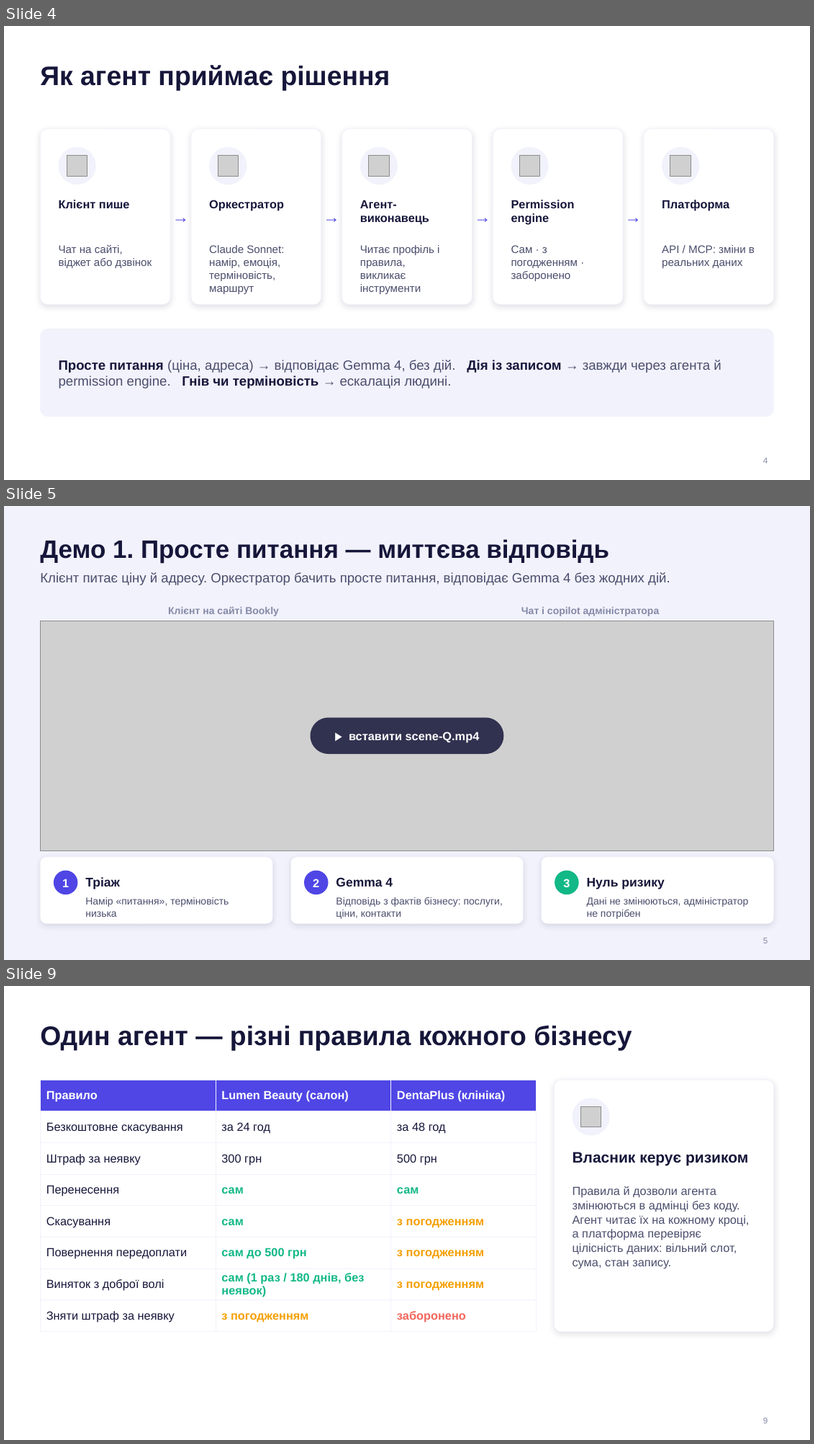
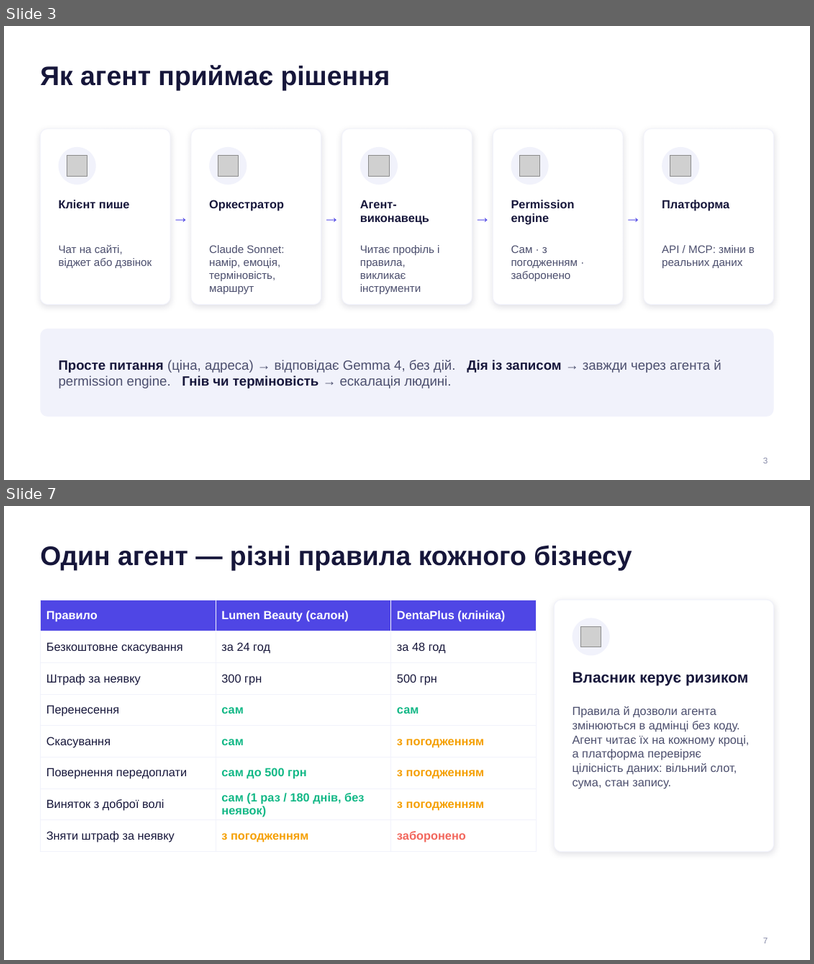
Before and after one commit to redrembo24680/polytech_hack, a slide deck: presentation/Bookly-pitch.pptx. Shown one above the other, each under a label of ours: slides 4, 5 and 9 before the commit, slides 3 and 7 after it; the slides between them are not shown. The pictures are 814x1444 and 814x964 pixels, drawn with LibreOffice and Linux fonts; fonts in the diff are those of the drawing; grey boxes stand for pictures. Boxes give left, top, right and bottom in pixels: in the first picture for what was removed or moved away, otherwise in the second. Text is boxed around its words. In the diff, an @@ line names an element or a change of style, - is before the commit and + after.

```diff
--- a/presentation/Bookly-pitch.pptx
+++ b/presentation/Bookly-pitch.pptx
@@ slide 5 removed at (x1=4, y1=506, x2=810, y2=960), background #F1F2FB @@
@@ title removed at (x1=40, y1=539, x2=610, y2=563) @@
-Демо 1. Просте питання — миттєва відповідь
@@ text removed at (x1=40, y1=572, x2=671, y2=585) @@
-Клієнт питає ціну й адресу. Оркестратор бачить просте питання, відповідає Gemma 4 без жодних дій.
@@ text removed at (x1=168, y1=606, x2=279, y2=616) @@
-Клієнт на сайті Bookly
@@ text removed at (x1=522, y1=607, x2=660, y2=616) @@
-Чат і copilot адміністратора
@@ picture removed at (x1=40, y1=621, x2=774, y2=850) @@
@@ rounded rectangle removed at (x1=311, y1=718, x2=504, y2=754) @@
@@ text removed at (x1=349, y1=731, x2=480, y2=743) @@
-▶ вставити scene-Q.mp4
@@ rounded rectangle removed at (x1=40, y1=857, x2=273, y2=924) @@
@@ ellipse removed at (x1=54, y1=870, x2=78, y2=894) @@
@@ rounded rectangle removed at (x1=291, y1=857, x2=523, y2=924) @@
@@ ellipse removed at (x1=304, y1=870, x2=328, y2=894) @@
@@ rounded rectangle removed at (x1=542, y1=857, x2=774, y2=924) @@
@@ ellipse removed at (x1=555, y1=870, x2=579, y2=894) @@
@@ text removed at (x1=62, y1=878, x2=69, y2=887) @@
-1
@@ text removed at (x1=85, y1=877, x2=120, y2=889) @@
-Тріаж
@@ text removed at (x1=313, y1=878, x2=319, y2=887) @@
-2
@@ text removed at (x1=336, y1=877, x2=393, y2=886) @@
-Gemma 4
@@ text removed at (x1=563, y1=878, x2=570, y2=887) @@
-3
@@ text removed at (x1=587, y1=878, x2=664, y2=889) @@
-Нуль ризику
@@ text removed at (x1=85, y1=897, x2=229, y2=916) @@
-Намір «питання», терміновість низька
@@ text removed at (x1=336, y1=897, x2=503, y2=919) @@
-Відповідь з фактів бізнесу: послуги, ціни, контакти
@@ text removed at (x1=587, y1=897, x2=748, y2=919) @@
-Дані не змінюються, адміністратор не потрібен
@@ page number removed at (x1=764, y1=937, x2=768, y2=943) @@
-5
@@ what was slide 4 is now slide 3 @@
@@ page number at (x1=764, y1=457, x2=768, y2=463): text changed @@
-4
+3
@@ what was slide 9 is now slide 7 @@
@@ page number at (x1=764, y1=937, x2=768, y2=943): text changed @@
-9
+7
```
Also in this commit, not shown: 4 slides changed, 1 slide added, 3 other slides removed, 2 other files.
